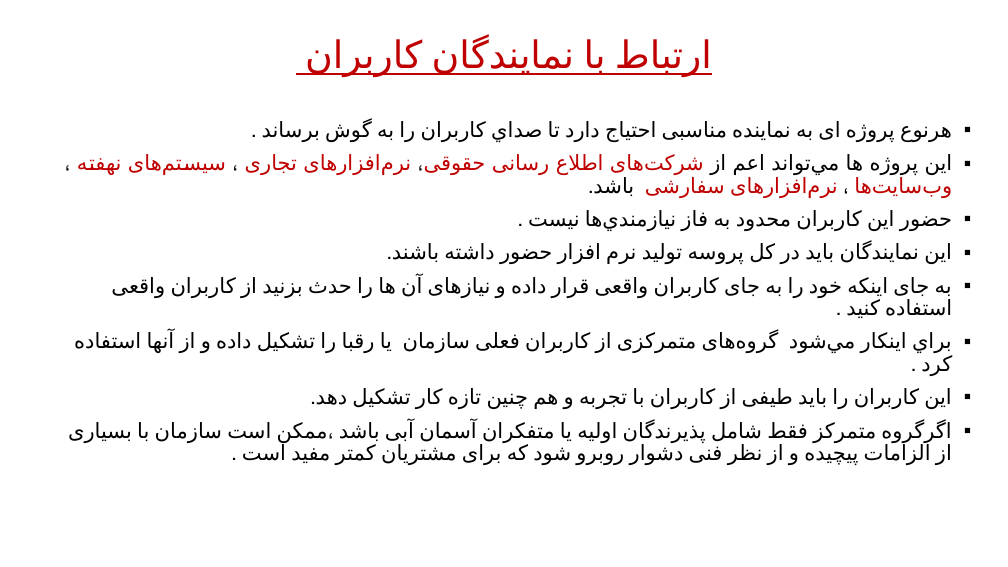
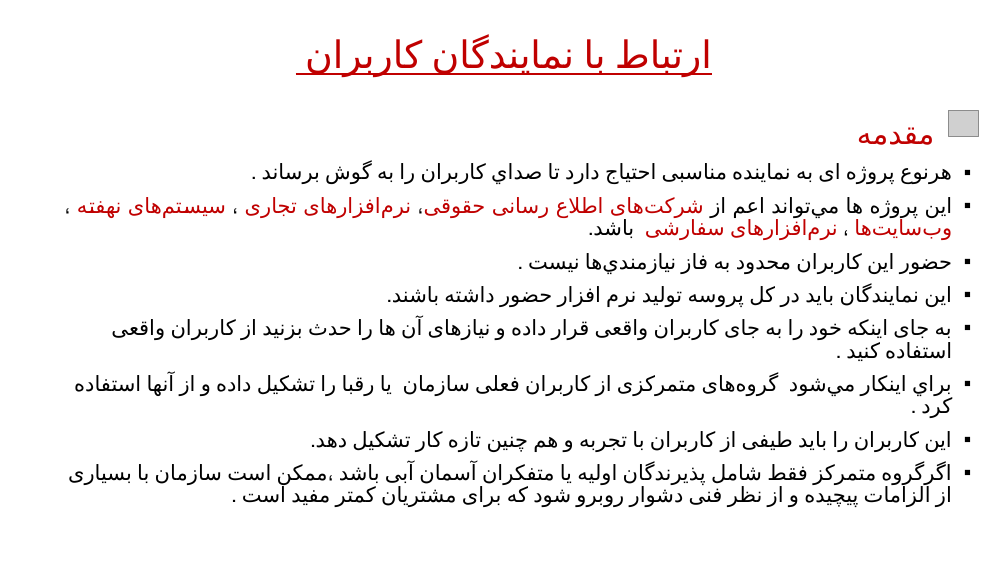
Before and after one commit to mahdyabdnia/requiment-, a slide deck: slide 17 of ارائه مهندسي نيازمندي ها.pptx (slide 16 before the commit). Drawn at 1008x567 pixels with LibreOffice and Linux fonts; fonts in the diff are those of the drawing; grey boxes stand for pictures. Boxes give left, top, right and bottom in pixels: in the first picture for what was removed or moved away, otherwise in the second. Text is boxed around its words. In the diff, an @@ line names an element or a change of style, - is before the commit and + after.

```diff
--- a/ارائه مهندسي نيازمندي ها.pptx
+++ b/ارائه مهندسي نيازمندي ها.pptx
@@ picture added at (x1=949, y1=110, x2=979, y2=137) @@
@@ text at (x1=857, y1=127, x2=934, y2=145): paragraph added @@
+مقدمه
```
Also in this commit, not shown: 1 other slide changed, 1 slide added.
